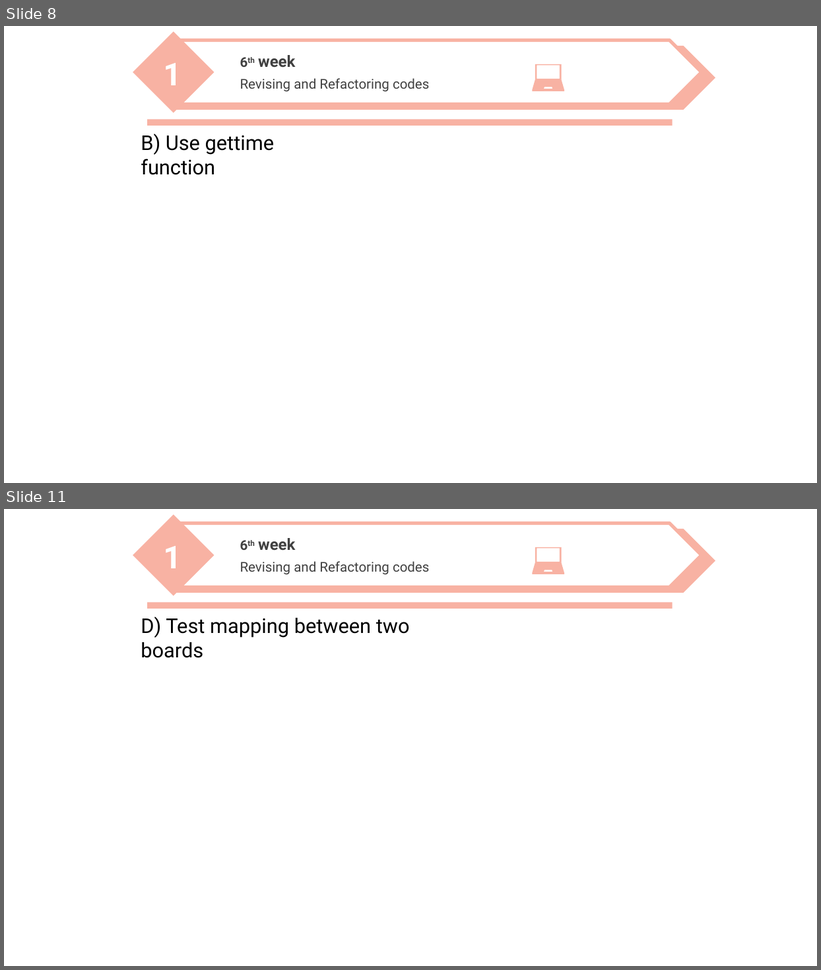
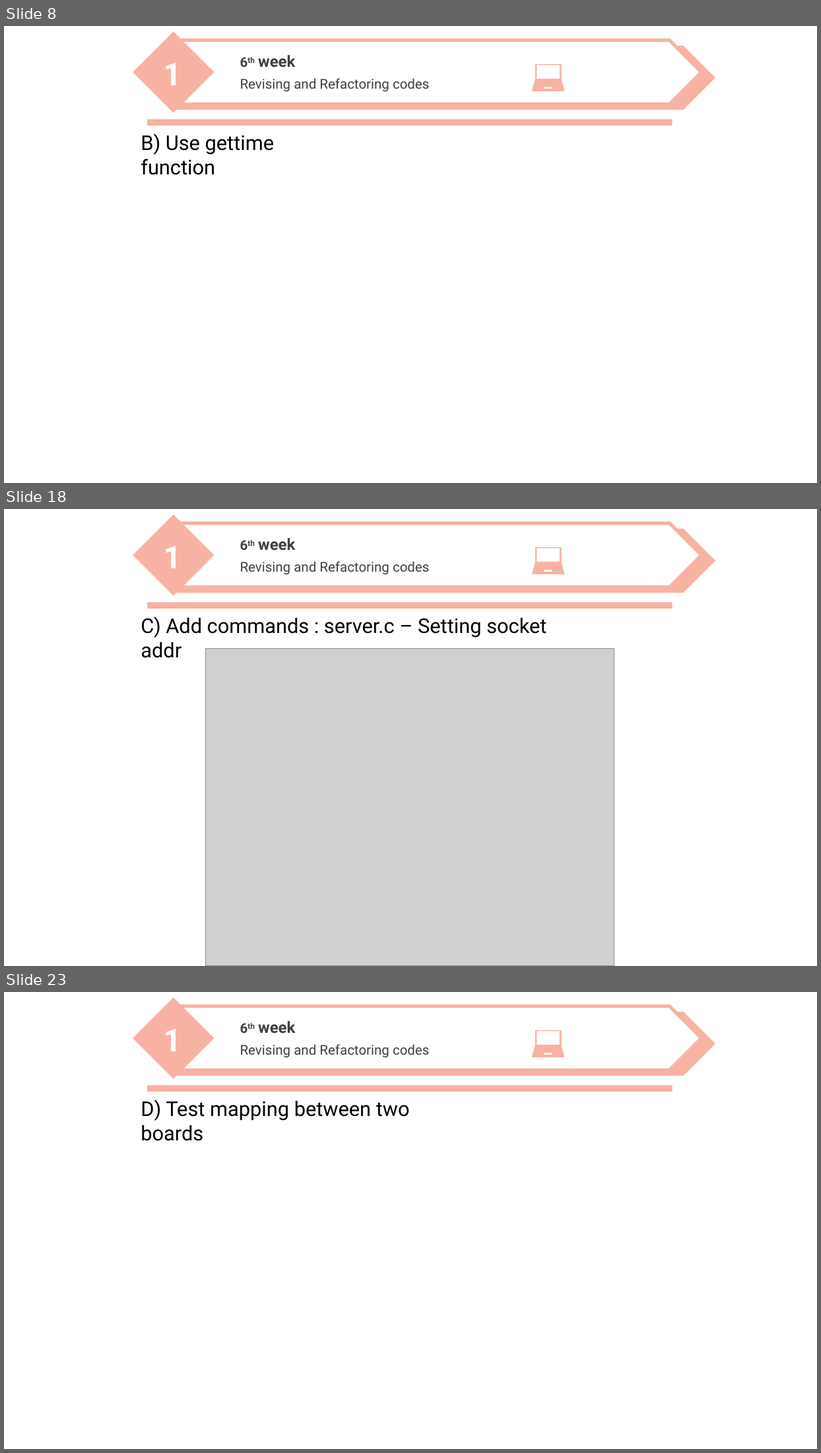
Before and after one commit to nicesick/Prototyping-Delay-Aware-V2X-Safe-Communications, a slide deck: presentation/presentation_3.pptx. Shown one above the other, each under a label of ours: slides 8 and 11 before the commit, slides 8, 18 and 23 after it; the slides between them are not shown. The pictures are 821x970 and 821x1453 pixels, drawn with LibreOffice and Linux fonts; fonts in the diff are those of the drawing; grey boxes stand for pictures; background and template pictures are left out. Boxes give left, top, right and bottom in pixels: in the first picture for what was removed or moved away, otherwise in the second. Text is boxed around its words. In the diff, an @@ line names an element or a change of style, - is before the commit and + after.

```diff
--- a/presentation/presentation_3.pptx
+++ b/presentation/presentation_3.pptx
@@ slide 18 added at box(4, 509, 817, 966), background picture (left out) @@
@@ freeform shape added at box(533, 547, 565, 574), fill #F8B2A3 @@
@@ group added at box(133, 515, 715, 596): 3 texts, 2 pentagon arrows, 1 diamond @@
+1
+6th week
+Revising and Refactoring codes
@@ rectangle added at box(147, 603, 673, 609), fill #F8B2A3 @@
@@ text added at box(141, 617, 547, 658), 18 pt, text #000000 @@
+C) Add commands : server.c – Setting socket addr
@@ picture added at box(206, 649, 614, 966) @@
@@ what was slide 11 is now slide 23 @@
```
Also in this commit, not shown: 2 slides changed, 11 other slides added, 1 other file.
